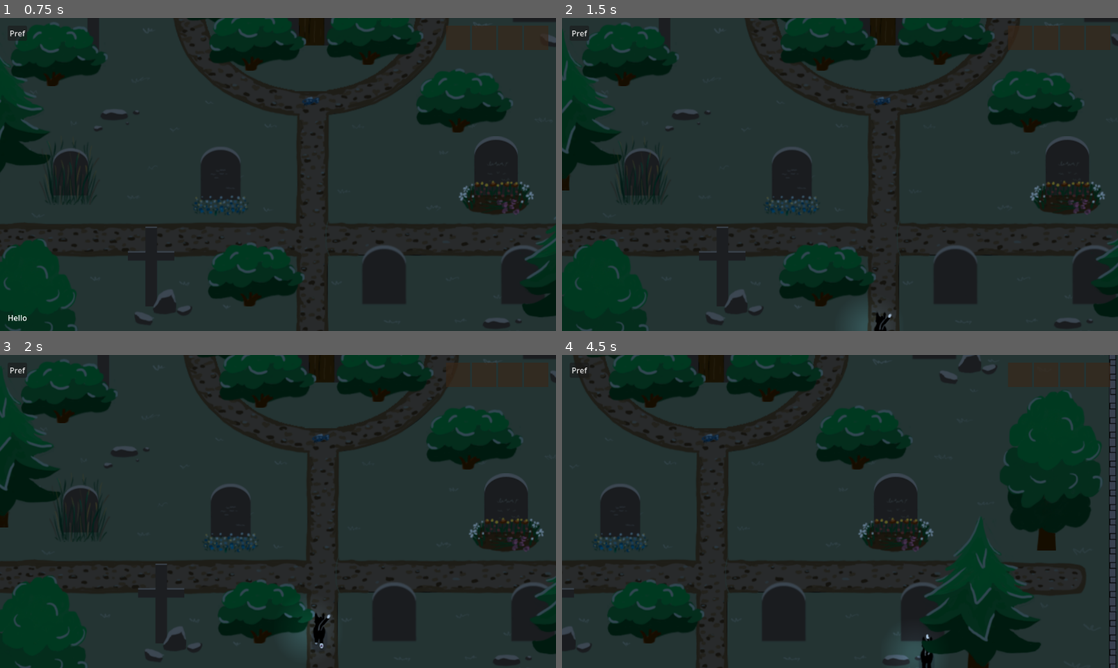
Above: before the commit, frames 1-4 (two rows, left to right).
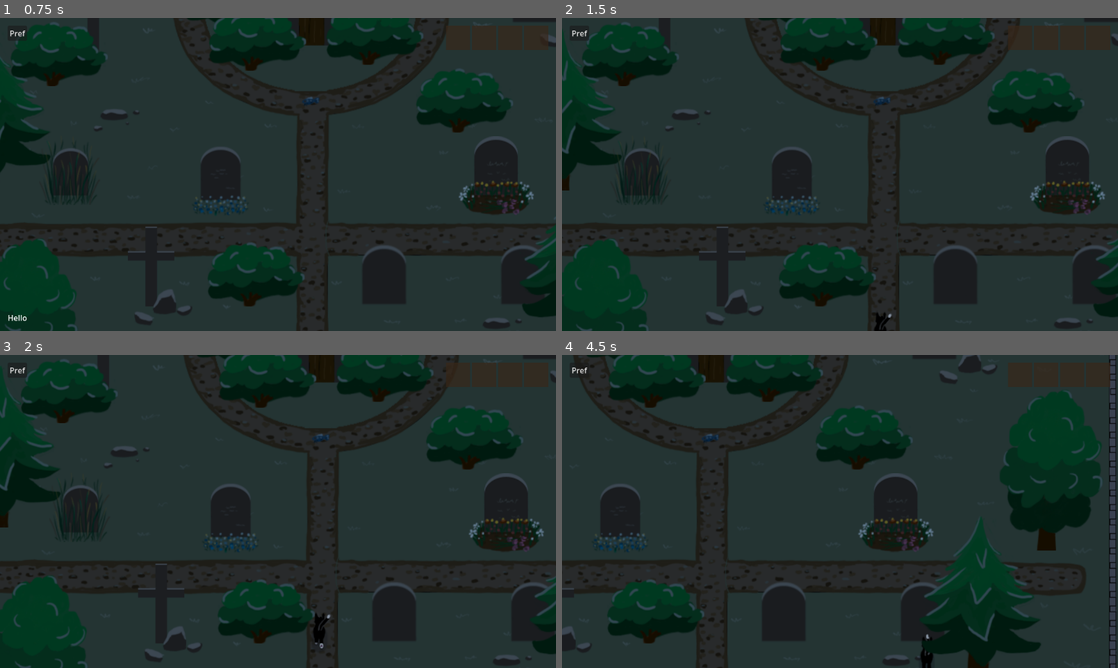
Above: after the commit, the same moments.

Repository: castlele/nine-lives
Game: Godot game, scene res://scenes/main.tscn
Two runs of this game, one before a commit and one after it. Both use one fixed random seed, a clock stepped at 60 frames per second and the inputs below.
Inputs (mouse positions are in pixels of both pictures, inside the frame that each line leads up to):
- Up to frame 1 (0.75 s): click "Start Game" at 0.5 s
- Up to frame 2 (1.5 s): tap Enter (ui_accept) at 1.25 s; move the mouse to (840, 174) at 1.27 s; hold Right (ui_right) from 1.28 s (still down); hold F (interaction) from 1.28 s (still down); click (840, 174) at 1.42 s
- Up to frame 3 (2 s): keep holding Right (ui_right); keep holding F (interaction); tap Enter (ui_accept) at 1.52 s
- Up to frame 4 (4.5 s): release Right (ui_right) at 2 s; release F (interaction) at 2 s; click "Pref" at 2 s; tap Enter (ui_accept) at 2.75, 3.02 s; move the mouse to (728, 527) at 2.77 s; hold Down (ui_down) 2.78-3.53 s; tap F (interaction) at 2.85, 4.35 s; move the mouse to (895, 442) at 3.52 s; hold Right (ui_right) 3.53-4.28 s; hold F (interaction) 3.53-4.28 s; move the mouse to (812, 574) at 4.27 s; hold Up (ui_up) from 4.28 s (still down); click (812, 574) at 4.42 s

Frame 1 is identical in both runs. In frame 2, 0.1% of the frame differs, in the area x 52-60%, y 94-100%; in frame 3, 0.1%; in frame 4, 0.3%, in the area x 59-67%, y 89-100%.

Commit message:
feat(grave_yard): add openning of the tomb + sound effects and vibration

Diff:
--- a/nodes/grave/tomb.gd
+++ b/nodes/grave/tomb.gd
@@ -4,9 +4,15 @@
 
 @onready var open_door_area = $OpenDoor
 @onready var open_door_sprite = $OpenDoor/Sprite
+@onready var door_open_audio: AudioStreamPlayer = $DoorOpenAudio
 
 @warning_ignore("unused_parameter")
 func _process(delta: float) -> void:
+	if not open_door_area.visible and is_door_opened:
+		door_open_audio.play()
+		await get_tree().create_timer(0.5).timeout
+		Input.start_joy_vibration(0, 0.5, 0.5, 0.5)
+
 	update_door_state()
 
 
@@ -28,9 +34,5 @@
 		LevelStateMachine.load_scene(LevelStateMachine.Scene.CRYPT)
 
 
-func open_door() -> void:
-	is_door_opened = true
-
-
 func update_door_state() -> void:
 	open_door_area.visible = is_door_opened
--- a/nodes/grave/tomb.tscn
+++ b/nodes/grave/tomb.tscn
@@ -1,9 +1,10 @@
-[gd_scene load_steps=8 format=3 uid="uid://7us30kguw5pb"]
+[gd_scene load_steps=9 format=3 uid="uid://7us30kguw5pb"]
 
 [ext_resource type="Texture2D" uid="uid://bd0w6budspdy4" path="res://res/grave_level/tomb.png" id="1_2kp48"]
 [ext_resource type="Script" uid="uid://7k8qcmta1wl2" path="res://nodes/grave/tomb.gd" id="1_vy2fw"]
 [ext_resource type="Texture2D" uid="uid://p4j7nbmqj4s3" path="res://res/grave_level/bush.png" id="2_biadf"]
 [ext_resource type="Texture2D" uid="uid://krg22vadlcc2" path="res://res/grave_level/open_door.png" id="3_kch7u"]
+[ext_resource type="AudioStream" uid="uid://cym6jkjjfr3pm" path="res://res/sounds/door_open.wav" id="5_x31lm"]
 
 [sub_resource type="RectangleShape2D" id="RectangleShape2D_2kp48"]
 size = Vector2(166, 133)
@@ -58,4 +59,9 @@
 position = Vector2(2, -47)
 shape = SubResource("RectangleShape2D_vy2fw")
 
+[node name="DoorOpenAudio" type="AudioStreamPlayer" parent="."]
+stream = ExtResource("5_x31lm")
+pitch_scale = 0.5
+mix_target = 1
+
 [connection signal="body_entered" from="OpenDoor" to="." method="_on_open_door_body_entered"]
--- a/nodes/player.gd
+++ b/nodes/player.gd
@@ -10,16 +10,15 @@
 
 @export var speed = 400
 @export var is_ghost = false
+@export var current_state = State.STAND
+@export var current_direction = Direction.RIGHT
 
 @onready var animatedSprite = $AnimatedSprite2D
 @onready var horizontalCollider = $HorizontalCollider
 @onready var verticalCollider = $VerticalCollider
 @onready var ghost_light: PointLight2D = $AnimatedSprite2D/GhostLight
 
-var current_state = State.STAND
-var current_direction = Direction.RIGHT
 var is_player_controlling = true
-
 var _still = false
 
 
@@ -117,6 +116,4 @@
 
 func _update_ghost_state():
 	animatedSprite.use_parent_material = not is_ghost
-
-	if is_ghost:
-		pass
+	ghost_light.visible = is_ghost
--- a/scenes/grave_yard/grave_yard.tscn
+++ b/scenes/grave_yard/grave_yard.tscn
@@ -163,10 +163,58 @@
 "update": 0,
 "values": [Vector2(1.5, 1.5)]
 }
+tracks/2/type = "value"
+tracks/2/imported = false
+tracks/2/enabled = true
+tracks/2/path = NodePath("Player:is_ghost")
+tracks/2/interp = 1
+tracks/2/loop_wrap = true
+tracks/2/keys = {
+"times": PackedFloat32Array(0),
+"transitions": PackedFloat32Array(1),
+"update": 1,
+"values": [false]
+}
+tracks/3/type = "value"
+tracks/3/imported = false
+tracks/3/enabled = true
+tracks/3/path = NodePath("Player:current_state")
+tracks/3/interp = 1
+tracks/3/loop_wrap = true
+tracks/3/keys = {
+"times": PackedFloat32Array(0),
+"transitions": PackedFloat32Array(1),
+"update": 1,
+"values": [0]
+}
+tracks/4/type = "value"
+tracks/4/imported = false
+tracks/4/enabled = true
+tracks/4/path = NodePath("Player:current_direction")
+tracks/4/interp = 1
+tracks/4/loop_wrap = true
+tracks/4/keys = {
+"times": PackedFloat32Array(0),
+"transitions": PackedFloat32Array(1),
+"update": 1,
+"values": [1]
+}
+tracks/5/type = "value"
+tracks/5/imported = false
+tracks/5/enabled = true
+tracks/5/path = NodePath("tomb:is_door_opened")
+tracks/5/interp = 1
+tracks/5/loop_wrap = true
+tracks/5/keys = {
+"times": PackedFloat32Array(0),
+"transitions": PackedFloat32Array(1),
+"update": 1,
+"values": [false]
+}
 
 [sub_resource type="Animation" id="Animation_v1cv4"]
 resource_name = "blinking"
-length = 4.0
+length = 4.997
 tracks/0/type = "value"
 tracks/0/imported = false
 tracks/0/enabled = true
@@ -174,7 +222,7 @@
 tracks/0/interp = 1
 tracks/0/loop_wrap = true
 tracks/0/keys = {
-"times": PackedFloat32Array(0, 1, 2.53333, 2.96667),
+"times": PackedFloat32Array(0, 1, 3.53333, 3.96667),
 "transitions": PackedFloat32Array(1, 1, 1, 0.0525566),
 "update": 0,
 "values": [0.6, 0.8, 4.0, 0.6]
@@ -186,10 +234,58 @@
 tracks/1/interp = 1
 tracks/1/loop_wrap = true
 tracks/1/keys = {
-"times": PackedFloat32Array(0, 1, 2.53333, 4),
-"transitions": PackedFloat32Array(1, 1, 1, 46.8509),
+"times": PackedFloat32Array(0, 1, 4, 4.9),
+"transitions": PackedFloat32Array(1, 1, 1, 1),
 "update": 0,
 "values": [Vector2(1.5, 1.5), Vector2(2, 2), Vector2(2, 2), Vector2(1.5, 1.5)]
+}
+tracks/2/type = "value"
+tracks/2/imported = false
+tracks/2/enabled = true
+tracks/2/path = NodePath("Player:is_ghost")
+tracks/2/interp = 1
+tracks/2/loop_wrap = true
+tracks/2/keys = {
+"times": PackedFloat32Array(0, 3.86666),
+"transitions": PackedFloat32Array(1, 1),
+"update": 1,
+"values": [false, true]
+}
+tracks/3/type = "value"
+tracks/3/imported = false
+tracks/3/enabled = true
+tracks/3/path = NodePath("Player:current_state")
+tracks/3/interp = 1
+tracks/3/loop_wrap = true
+tracks/3/keys = {
+"times": PackedFloat32Array(0, 3.96666),
+"transitions": PackedFloat32Array(1, 1),
+"update": 1,
+"values": [2, 0]
+}
+tracks/4/type = "value"
+tracks/4/imported = false
+tracks/4/enabled = true
+tracks/4/path = NodePath("Player:current_direction")
+tracks/4/interp = 1
+tracks/4/loop_wrap = true
+tracks/4/keys = {
+"times": PackedFloat32Array(3.96666),
+"transitions": PackedFloat32Array(1),
+"update": 1,
+"values": [0]
+}
+tracks/5/type = "value"
+tracks/5/imported = false
+tracks/5/enabled = true
+tracks/5/path = NodePath("tomb:is_door_opened")
+tracks/5/interp = 1
+tracks/5/loop_wrap = true
+tracks/5/keys = {
+"times": PackedFloat32Array(1.7),
+"transitions": PackedFloat32Array(1),
+"update": 1,
+"values": [true]
 }
 
 [sub_resource type="AnimationLibrary" id="AnimationLibrary_k0q7i"]
@@ -273,17 +369,17 @@
 
 [node name="left_light" type="PointLight2D" parent="graves"]
 position = Vector2(192, 107)
-scale = Vector2(1.06212, 1.06212)
+scale = Vector2(1.05613, 1.05613)
 color = Color(0.678431, 0.654902, 0.427451, 1)
-energy = 1.06212
+energy = 1.05613
 texture = SubResource("GradientTexture2D_hcevp")
 script = ExtResource("8_7mn47")
 
 [node name="right_light" type="PointLight2D" parent="graves"]
 position = Vector2(243, 112)
-scale = Vector2(1.03832, 1.03832)
+scale = Vector2(1.00874, 1.00874)
 color = Color(0.678431, 0.654902, 0.427451, 1)
-energy = 1.03832
+energy = 1.00874
 texture = SubResource("GradientTexture2D_hcevp")
 script = ExtResource("8_7mn47")
 
--- a/scenes/grave_yard/states/sleep_state.gd
+++ b/scenes/grave_yard/states/sleep_state.gd
@@ -8,7 +8,6 @@
 func enter() -> void:
 	super.enter()
 
-	player.current_state = Player.State.LIE
 	player.is_player_controlling = false
 	animation_player.play("blinking")
 
@@ -20,6 +19,4 @@
 
 
 func exit() -> void:
-	player.current_state = Player.State.STAND
-	player.current_direction = Player.Direction.LEFT
 	player.is_player_controlling = true
Not shown, added: res/sounds/door_open.wav.import
Not shown, added: res/sounds/door_open.wav
